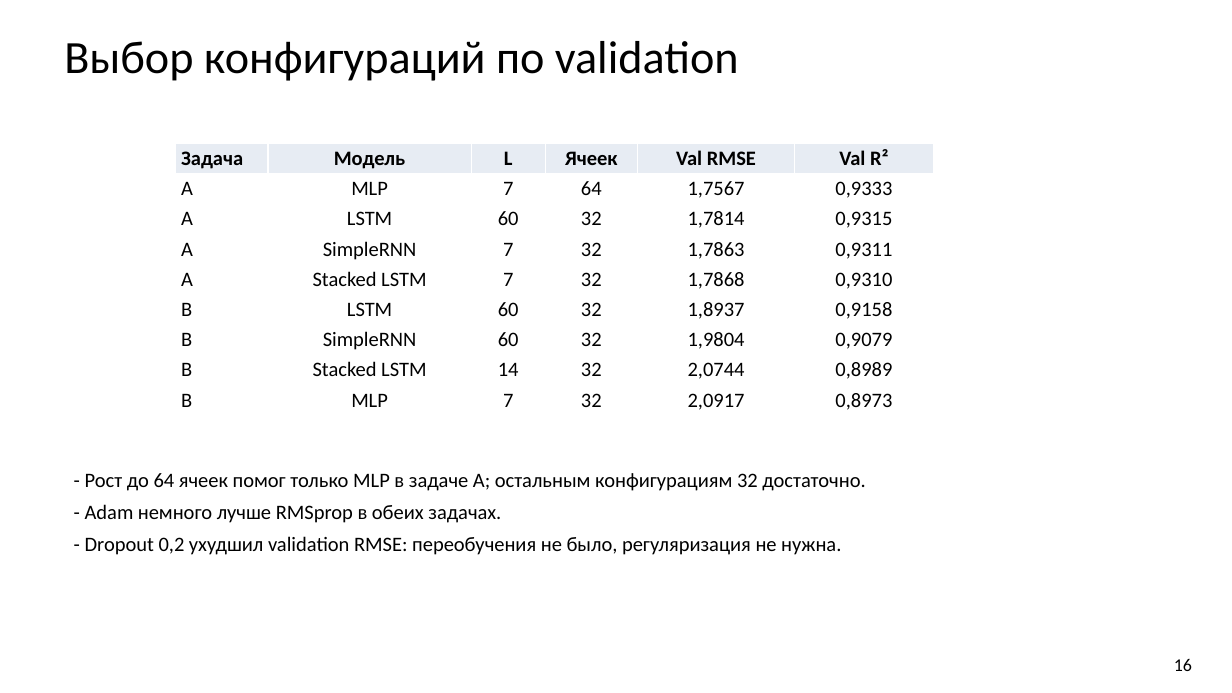
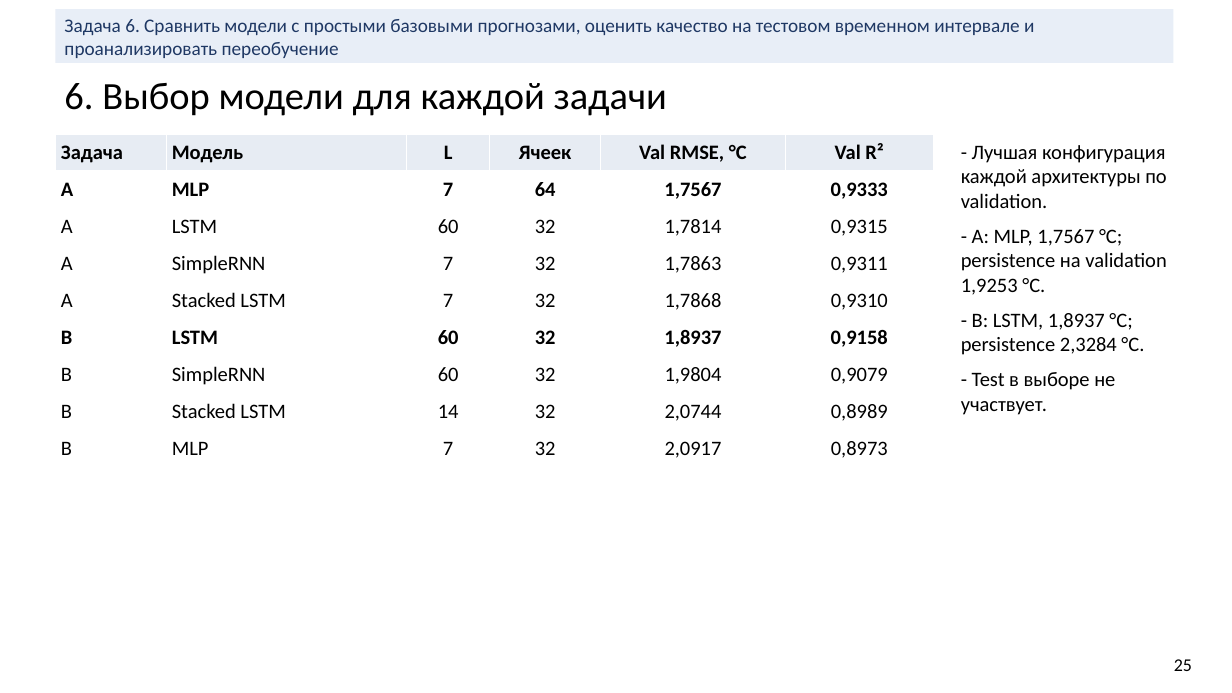
Before and after one commit to bigflyy/nn-uni, a slide deck: slide 25 of labs/lab2/nn-lab-2.pptx (slide 16 before the commit). Drawn at 1232x693 pixels with LibreOffice and Linux fonts; fonts in the diff are those of the drawing. Boxes give left, top, right and bottom in pixels: in the first picture for what was removed or moved away, otherwise in the second. Text is boxed around its words. In the diff, an @@ line names an element or a change of style, - is before the commit and + after.

```diff
--- a/labs/lab2/nn-lab-2.pptx
+++ b/labs/lab2/nn-lab-2.pptx
@@ rectangle added at [55, 9, 1174, 63], fill #E8EEF7, 15 pt, text #1F3864 @@
+Задача 6. Сравнить модели с простыми базовыми прогнозами, оценить качество на тестовом временном интервале и проанализировать переобучение
@@ text removed at [64, 41, 739, 81] @@
-Выбор конфигураций по validation
@@ text added at [64, 83, 667, 116], 30 pt, text #000000 @@
+6. Выбор модели для каждой задачи
@@ table at [55, 134, 933, 467] @@
-row 1, column 5: Val RMSE
+row 1, column 5: Val RMSE, °C
@@ bold on in "A", "MLP", "7", "64" and 8 more places @@
@@ alignment centre to left @@
@@ table: place and size @@
-table at [176, 143, 933, 415]
+table at [55, 134, 933, 467]
@@ text added at [961, 145, 1166, 415], 16 pt, text #000000 @@
+- Лучшая конфигурация каждой архитектуры по validation.
+- A: MLP, 1,7567 °C; persistence на validation 1,9253 °C.
+- B: LSTM, 1,8937 °C; persistence 2,3284 °C.
+- Test в выборе не участвует.
@@ text removed at [85, 473, 865, 555] @@
-- Рост до 64 ячеек помог только MLP в задаче A; остальным конфигурациям 32 достаточно.
-- Adam немного лучше RMSprop в обеих задачах.
-- Dropout 0,2 ухудшил validation RMSE: переобучения не было, регуляризация не нужна.
@@ text at [1174, 659, 1192, 671]: text changed @@
-16
+25
```
Also in this commit, not shown: 12 other slides changed, 24 slides added, 8 slides removed.
